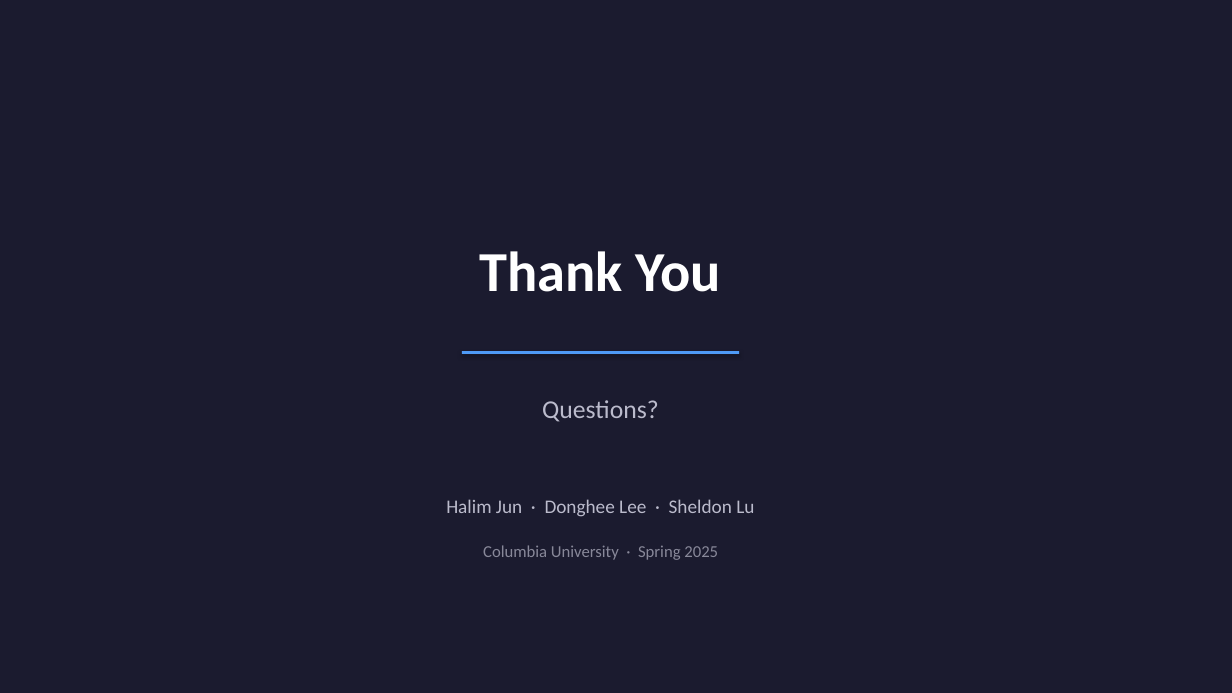
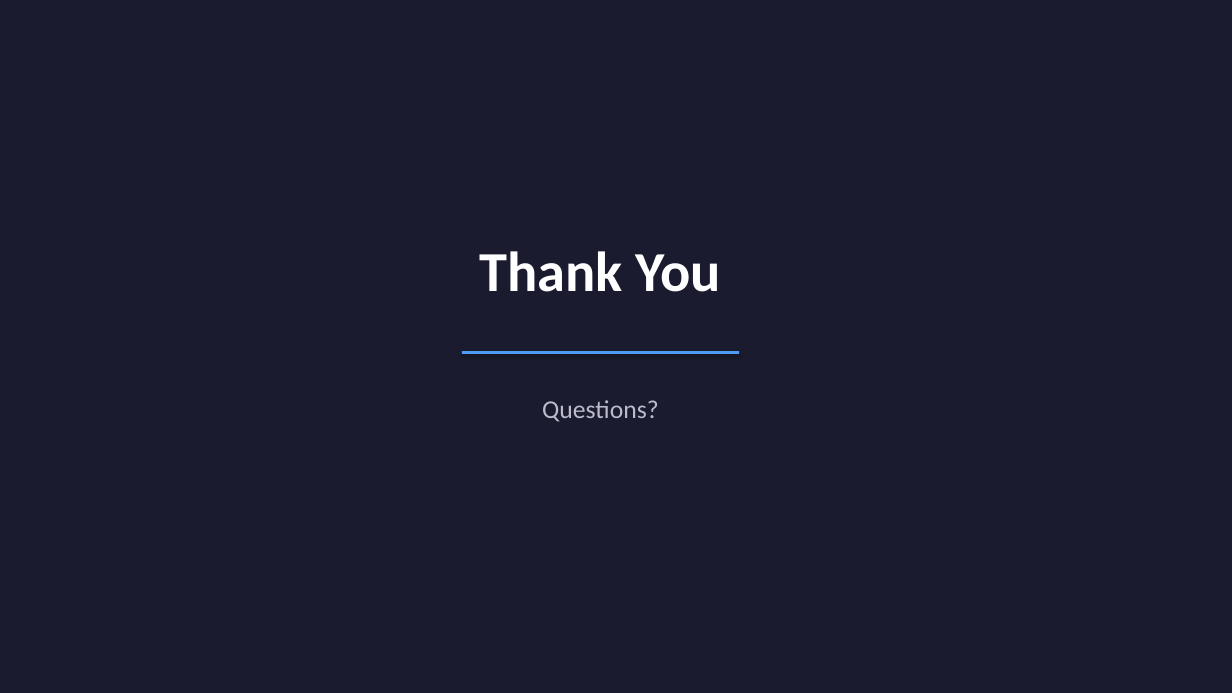
Before and after one commit to halim-jun/subnational_price_prediction, a slide deck: slide 27 of artifact/presentation/v3_final_v2/final_presentationv2_with_images.pptx. Drawn at 1232x693 pixels with LibreOffice and Linux fonts; fonts in the diff are those of the drawing. Boxes give left, top, right and bottom in pixels: in the first picture for what was removed or moved away, otherwise in the second. Text is boxed around its words. In the diff, an @@ line names an element or a change of style, - is before the commit and + after.

```diff
--- a/artifact/presentation/v3_final_v2/final_presentationv2_with_images.pptx
+++ b/artifact/presentation/v3_final_v2/final_presentationv2_with_images.pptx
@@ text removed at <box>446,499,754,517</box> @@
-Halim Jun · Donghee Lee · Sheldon Lu
@@ text removed at <box>483,545,718,560</box> @@
-Columbia University · Spring 2025
```
Also in this commit, not shown: 1 other slide changed, 11 other files.
